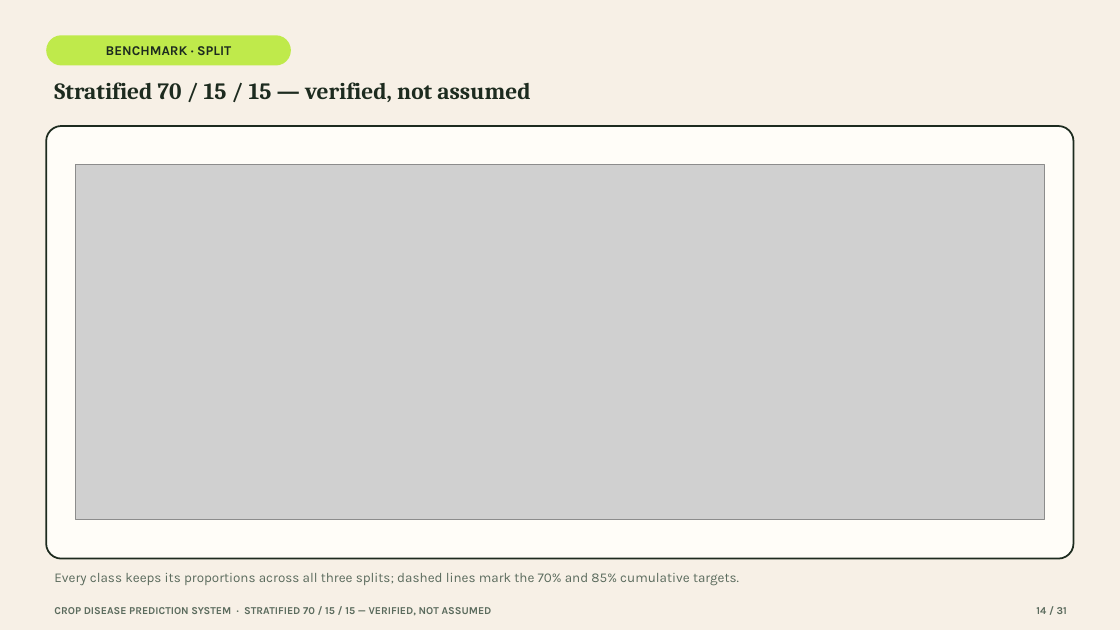
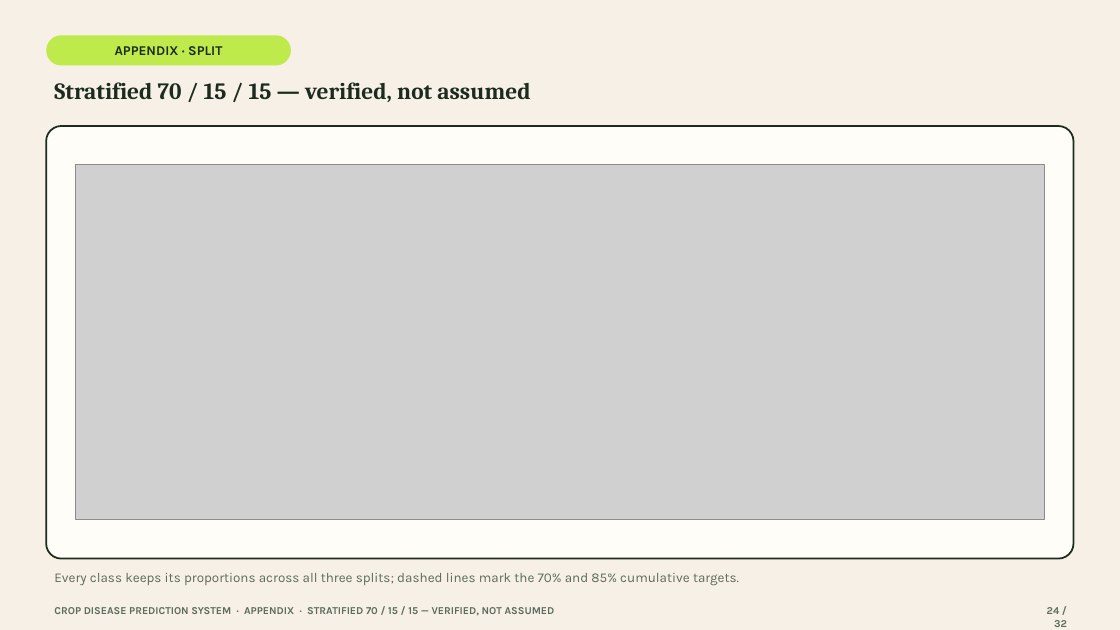
Before and after one commit to devSaksham/crop-disease-detection, a slide deck: slide 24 of presentation/Crop_Disease_Prediction_System.pptx (slide 14 before the commit). Drawn at 1120x630 pixels with LibreOffice and Linux fonts; fonts in the diff are those of the drawing; grey boxes stand for pictures. Boxes give left, top, right and bottom in pixels: in the first picture for what was removed or moved away, otherwise in the second. Text is boxed around its words. In the diff, an @@ line names an element or a change of style, - is before the commit and + after.

Commit message:
Restructure presentation: drop Grad-CAM, fix benchmark model/class attribution, add literature review, move plots to appendix
- Deleted the Grad-CAM slide entirely per review feedback.
- Corrected wording that implied the benchmark study compared the two
  production architectures (residual CNN / CBAM CNN); it actually compares
  a from-scratch VGG-style CNN vs. EfficientNetB3 transfer learning on a
  15-class, 3-crop subset -- fixed on the "At a Glance" stat card and the
  benchmark methodology slide, which now explicitly distinguishes the two
  studies.
- Added a five-point Literature Review slide (Hughes & Salathe, Mohanty et
  al., He et al., Tan & Le, Singh et al.), sourced from the citations
  already verified in the LaTeX end-term report.
- Trimmed the main flow to 16 concise slides and moved the 15 detailed
  benchmark plots (EDA, learning curves, confusion matrices, ROC/PR,
  calibration, error gallery, full metrics table) after the Thank You
  slide as a labelled appendix, behind a new divider slide.
- Added a benchmark-scope caveat to the Limitations slide and renumbered
  all footers (now NN / 32).

```diff
--- a/presentation/Crop_Disease_Prediction_System.pptx
+++ b/presentation/Crop_Disease_Prediction_System.pptx
@@ text in rounded rectangle at (x1=115, y1=46, x2=222, y2=55): text changed @@
-BENCHMARK · SPLIT
+APPENDIX · SPLIT
@@ text at (x1=54, y1=607, x2=555, y2=615): text changed @@
-CROP DISEASE PREDICTION SYSTEM · STRATIFIED 70 / 15 / 15 — VERIFIED, NOT ASSUMED
+CROP DISEASE PREDICTION SYSTEM · APPENDIX · STRATIFIED 70 / 15 / 15 — VERIFIED, NOT ASSUMED
@@ text at (x1=1047, y1=607, x2=1067, y2=627): text changed @@
-14 / 31
+24 / 32
```
Also in this commit, not shown: 29 other slides changed, 2 slides added, 1 slide removed.
